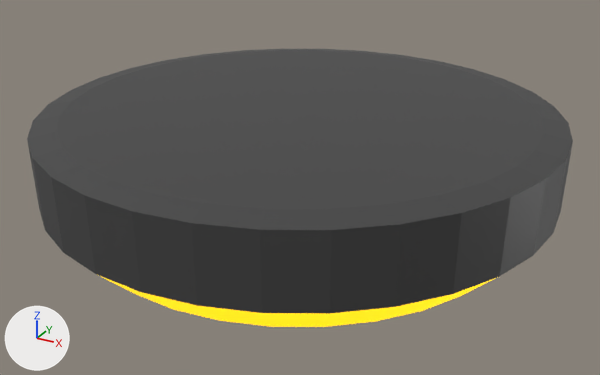
Two versions of the FBX model Assets/Wohnzimmerlampe blend.fbx, one commit apart.
The view is the same before and after, from a camera (50 mm lens) standing at (0.658, -1.196, 0.51) and looking at (-0.002, 0.003, -0.089). The axes (+X, +Y, +Z) are drawn at lower left. The lights are the same throughout. Where no turn or scale is listed for an object, it has been applied to the vertices.
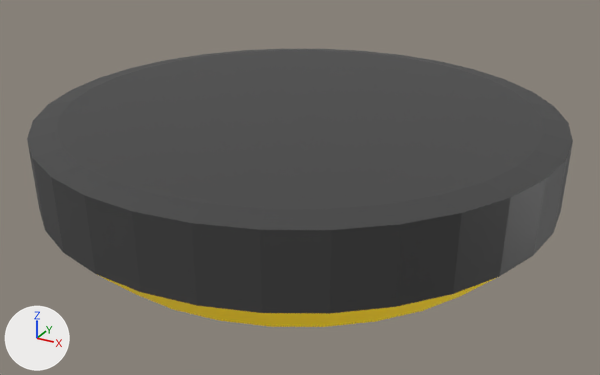
What differs and where, as boxes [x1, y1, x2, y2] in the pictures (600 x 375 px):
'Cylinder', surface changed: [95, 272, 501, 327] in both

What changed in the scene script:
```text
Change mat_wohnnzimmer_lampe_material_gelb:
    mat_wohnnzimmer_lampe_material_gelb.emission_strength: 1.922 -> 0.422
```
